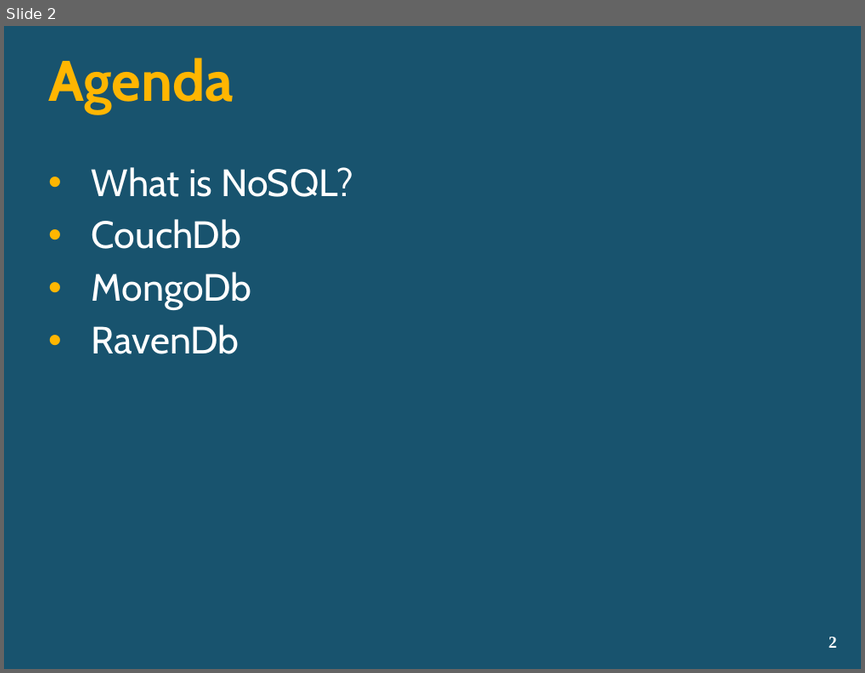
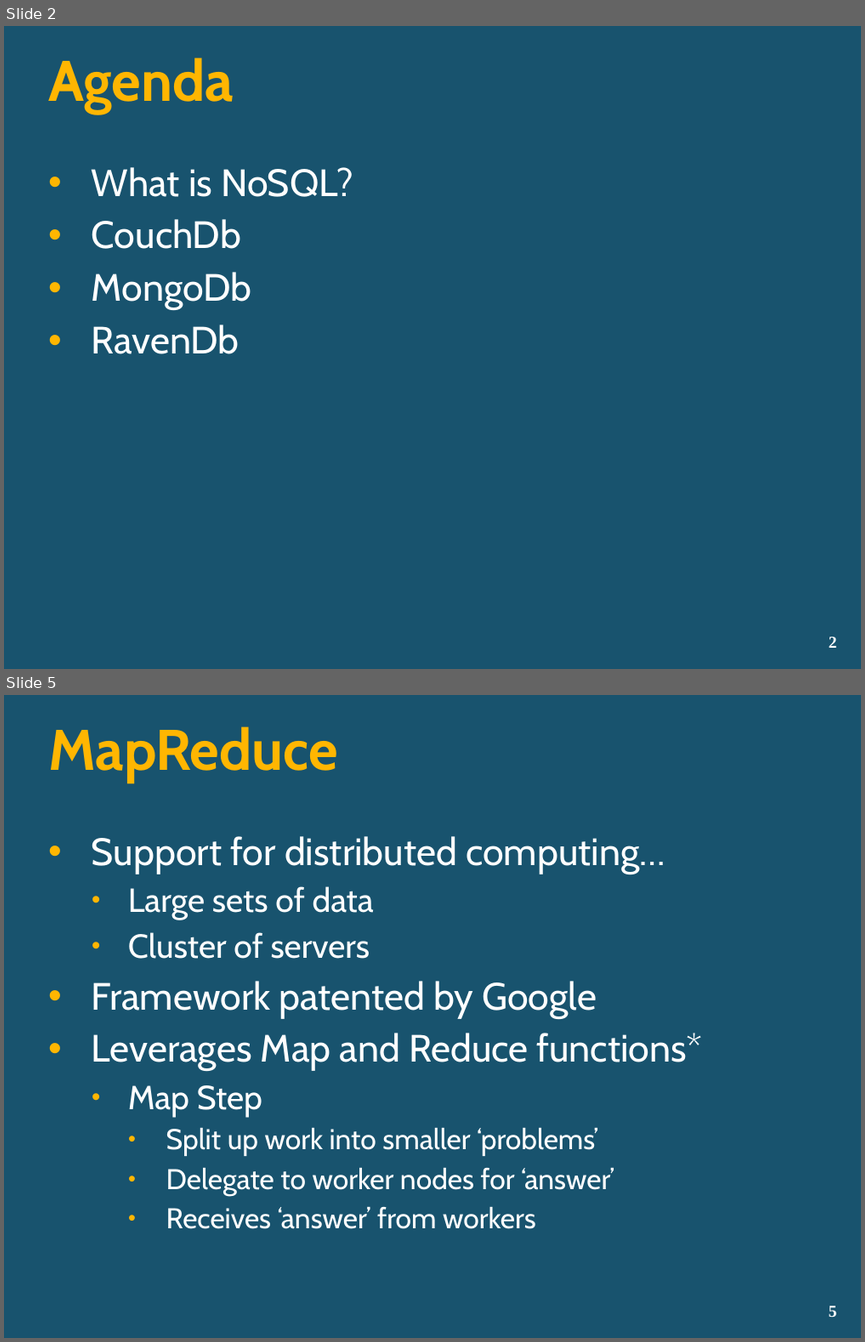
Before and after one commit to lozanotek/nosql, a slide deck: slides/NoSQL.pptx. Shown one above the other, each under a label of ours: slide 2 before the commit, slides 2 and 5 after it; the slides between them are not shown. The pictures are 865x673 and 865x1342 pixels, drawn with LibreOffice and Linux fonts; fonts in the diff are those of the drawing; background and template pictures are left out. Boxes give left, top, right and bottom in pixels: in the first picture for what was removed or moved away, otherwise in the second. Text is boxed around its words. In the diff, an @@ line names an element or a change of style, - is before the commit and + after.

```diff
--- a/slides/NoSQL.pptx
+++ b/slides/NoSQL.pptx
@@ slide 5 added at <box>4,695,861,1338</box>, background picture (left out) @@
@@ title added at <box>48,726,338,783</box>, 48 pt, text #FFB601, bold @@
+MapReduce
@@ text added at <box>92,836,703,1229</box>, 24 pt, text #FFFFFF @@
+• Support for distributed computing…
+  • Large sets of data
+  • Cluster of servers
+• Framework patented by Google
+• Leverages Map and Reduce functions*
+  • Map Step
+    • Split up work into smaller ‘problems’
+    • Delegate to worker nodes for ‘answer’
+    • Receives ‘answer’ from workers
@@ page number added at <box>828,1305,837,1317</box>, 14 pt, text #FFFFFF, bold @@
+5
```
Also in this commit, not shown: 1 slide changed, 18 other slides added.
